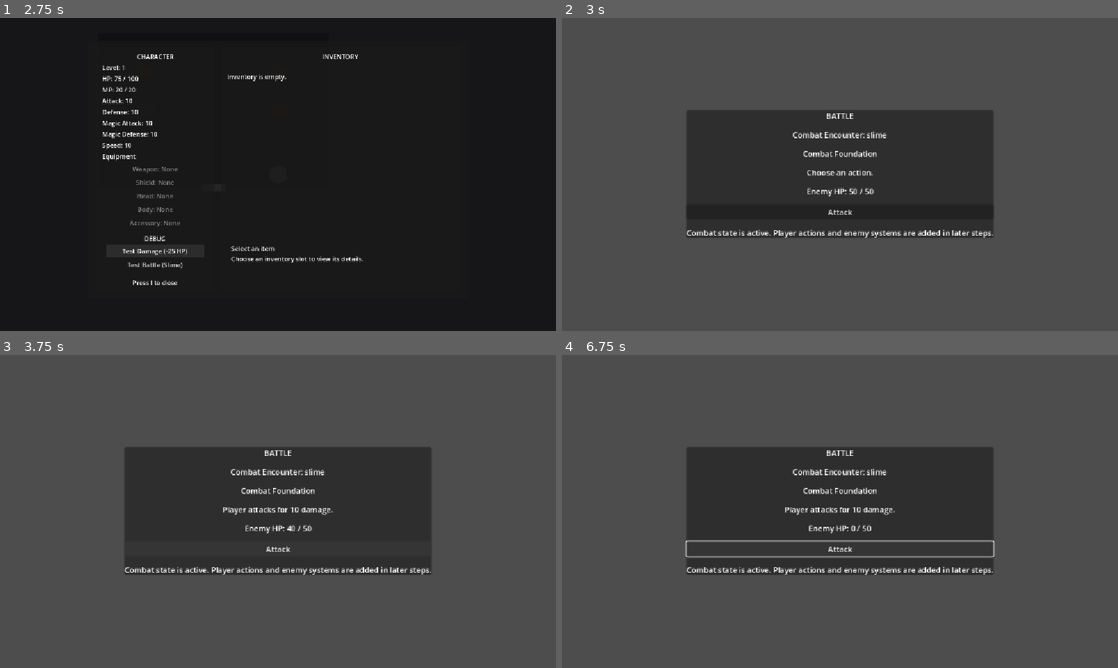
Above: before the commit, frames 1-4 (two rows, left to right).
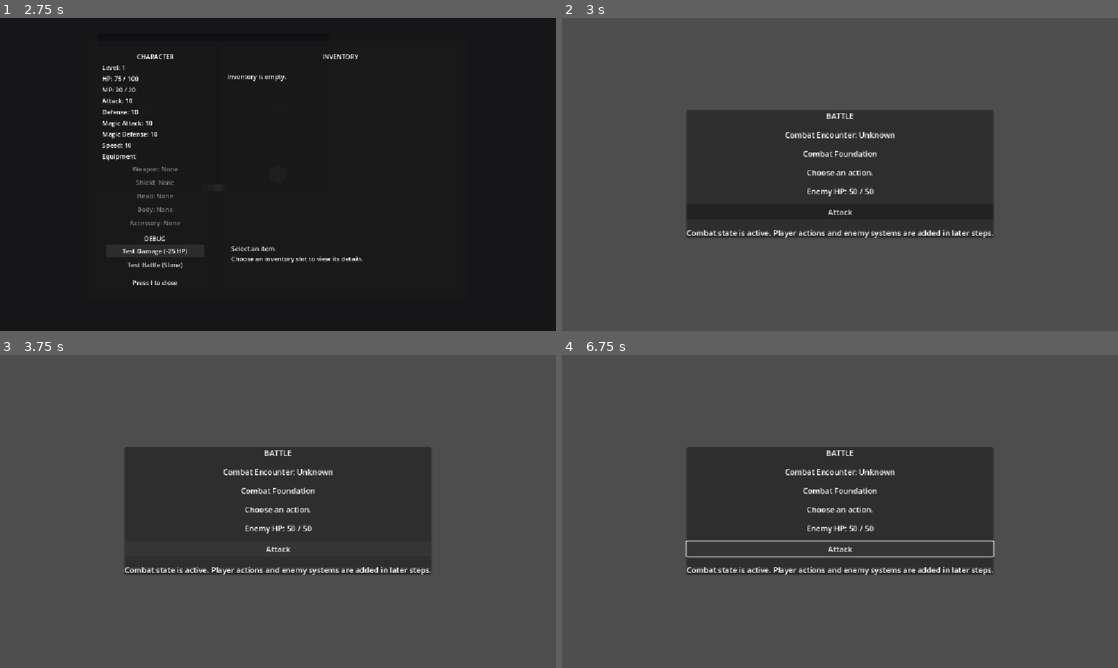
Above: after the commit, the same moments.

Repository: salexume94-pixel/Scripts
Game: Godot game, scene res://scenes/World.tscn
Same seed, same stepped clock (60 frames per second), same inputs: the game is played once before the commit and once after it.
Inputs:
- Up to frame 1 (2.75 s): tap Enter at 0.5 s; hold Right (ui_right) 0.53-1.28 s; tap E at 0.6 s; hold Down (ui_down) 1.28-2 s; tap I at 1.35 s; click "Test Damage (-25 HP)" at 2 s
- Up to frame 2 (3 s): click "Test Battle (Slime)" at 2.75 s
- Up to frame 3 (3.75 s): click "Attack" at 3.5 s
- Up to frame 4 (6.75 s): tap Space at 4.25, 5.75 s; hold Right (ui_right) 4.28-5.03 s; tap E at 4.35, 5.85 s; tap Enter at 5, 6.5 s; hold Up (ui_up) 5.03-5.78 s; tap I at 5.1, 6.6 s; hold Left (ui_left) from 5.78 s (still down)

Frame 1 is identical in both runs. In frame 2, 0.3% of the frame differs, in the area x 40-60%, y 36-39%; in frame 3, 0.6%; in frame 4, 0.7%, in the area x 40-60%, y 36-58%.
Error after the commit: Parse Error: Cannot infer the type of "victory" variable because the value doesn't have a set type. (res://combat/battle.gd:57)

Commit message:
Fix battle resolution controls

Diff:
--- a/combat/battle.gd
+++ b/combat/battle.gd
@@ -10,21 +10,26 @@
 ## Battle scene.
 
 func _ready() -> void:
-	# Refresh the display when the Battle scene opens and listen for combat
-	# actions so the UI can show the result of the Player Attack command.
+	# Connect to CombatManager so the Battle UI refreshes whenever combat state
+	# changes, then populate the initial screen from the active encounter.
 	CombatManager.player_attack_performed.connect(_on_player_attack_performed)
 	_update_display()
 	_update_enemy_hp_display()
+	_update_combat_controls()
 
 
 func _on_player_attack_performed(attack_value: int) -> void:
-	# The first combat step records the Player's attack value but does not yet
-	# apply damage. Enemy HP and damage calculation are separate later steps.
+	# CombatManager has already calculated and applied the attack damage.
+	# The Battle UI only presents the result and updates the available controls.
 	var action_label := get_node_or_null("CenterContainer/Panel/VBoxContainer/ActionLabel")
 	if action_label == null:
 		return
-	action_label.text = "Player attacks for %d damage." % CombatManager.get_last_damage()
+	if CombatManager.is_victory():
+		action_label.text = "Enemy defeated!"
+	else:
+		action_label.text = "Player attacks for %d damage." % CombatManager.get_last_damage()
 	_update_enemy_hp_display()
+	_update_combat_controls()
 
 
 func _update_enemy_hp_display() -> void:
@@ -38,10 +43,42 @@
 	]
 
 
+func _update_combat_controls() -> void:
+	# Attack remains available during combat. When the enemy reaches zero HP,
+	# the encounter is resolved as Victory and the player receives a return path.
+	var attack_button := get_node_or_null("CenterContainer/Panel/VBoxContainer/AttackButton") as Button
+	var run_button := get_node_or_null("CenterContainer/Panel/VBoxContainer/RunButton") as Button
+	var victory_button := get_node_or_null("CenterContainer/Panel/VBoxContainer/VictoryButton") as Button
+	var state_label := get_node_or_null("CenterContainer/Panel/VBoxContainer/StateLabel")
+
+	if attack_button == null or run_button == null or victory_button == null:
+		return
+
+	var victory := CombatManager.is_victory()
+	attack_button.disabled = victory
+	run_button.visible = not victory
+	victory_button.visible = victory
+
+	if state_label != null:
+		state_label.text = "VICTORY" if victory else "Combat Foundation"
+
+
 func _on_attack_pressed() -> void:
 	# Ask CombatManager to perform the combat action. The Battle UI does not
 	# calculate or modify combat values itself.
 	CombatManager.player_attack()
+
+
+func _on_run_pressed() -> void:
+	# Run immediately ends the active encounter and returns the Player to the
+	# scene and position recorded before entering Battle.
+	CombatManager.end_combat()
+
+
+func _on_victory_pressed() -> void:
+	# Victory currently returns to the originating World scene. Rewards will be
+	# added later by the progression and loot systems.
+	CombatManager.end_combat()
 
 
 func _update_display() -> void:
